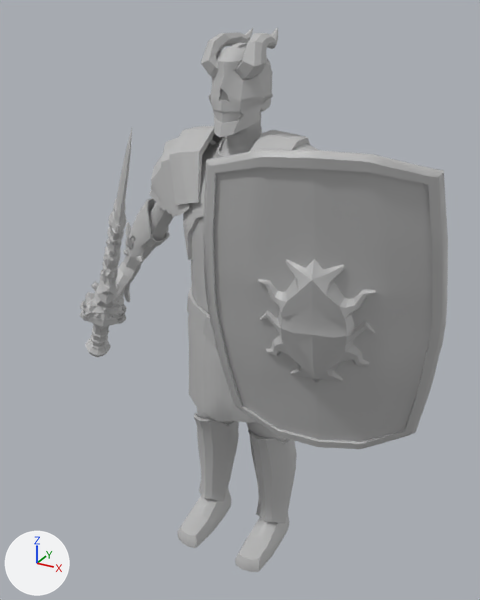
A saved change to the FBX model Assets/Animation/Enemy Knight/Jogging_Animaton.fbx.
Rendered twice from a 50 mm lens placed at (0.0971, -0.1787, 0.1792), pointed at (0.0109, -0.0219, 0.1008). The axes (+X, +Y, +Z) are drawn at lower left. The lights are the same throughout. Where no turn or scale is listed for an object, it has been applied to the vertices.

Names of what the first picture shows: 'Arms', 'Helmet', 'Legs', 'MedSword_w_UV:Sword', 'Shhinguard_Right', 'Shield_w_UV:pCube1', 'Shinguard_Left', 'Shoulder_Left', 'Shoulder_Right', 'Skirt', 'Torso', 'Wrist_Right'.
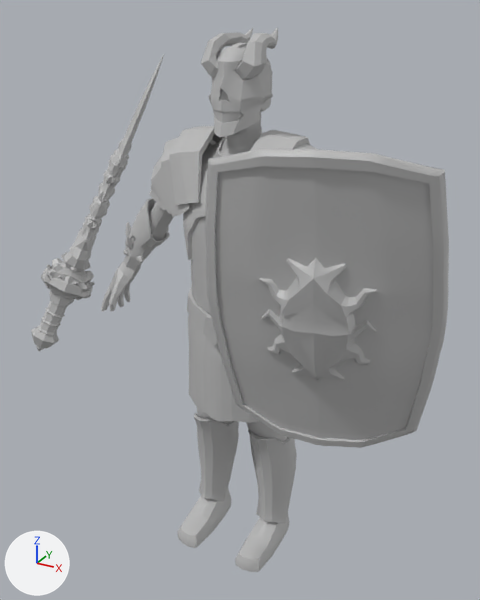
Edits to the scene script, one JSON object a line:
```json
{"op": "set", "path": "ob_medsword_w_uv_sword.location", "old": "(-0.0093, -0.0533, 0.1202)", "new": "(-0.0071, -0.0594, 0.1348)"}
{"op": "set", "path": "ob_medsword_w_uv_sword.rotation_euler", "old": "(1.77, -0.405, 2.2)", "new": "(2.031, 0.0505, 2.198)", "note": "degrees (101, -23, 126) -> degrees (116, 2.9, 126)"}
{"op": "set", "path": "ob_shield_w_uv_pcube1.location", "old": "(0.0438, -0.0441, 0.1083)", "new": "(0.0438, -0.0432, 0.1083)"}
```

Pixel boxes (x1, y1, x2, y2) of what changed, in the pictures (480 x 600 px):
```json
{"object": "Shield_w_UV:pCube1", "change": "moved", "before": [203, 149, 448, 449], "after": [205, 149, 449, 448]}
{"object": "MedSword_w_UV:Sword", "change": "moved, turned", "before": [80, 129, 132, 357], "after": [31, 54, 164, 351]}
```
